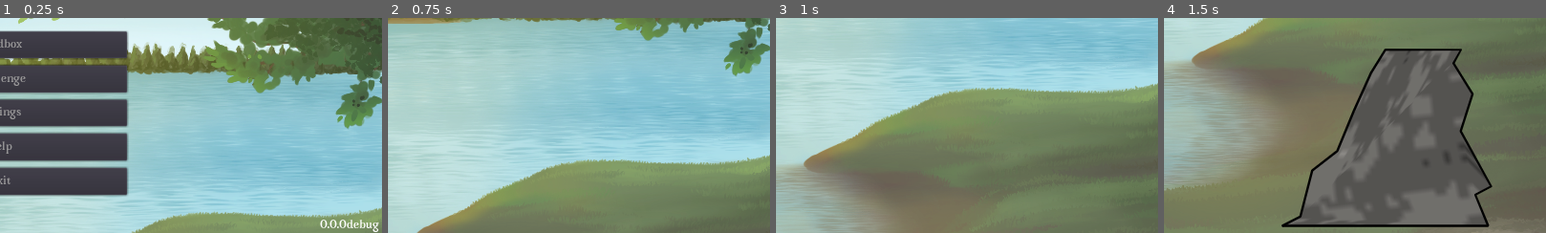
Above: before the commit, frames 1-4 (left to right).
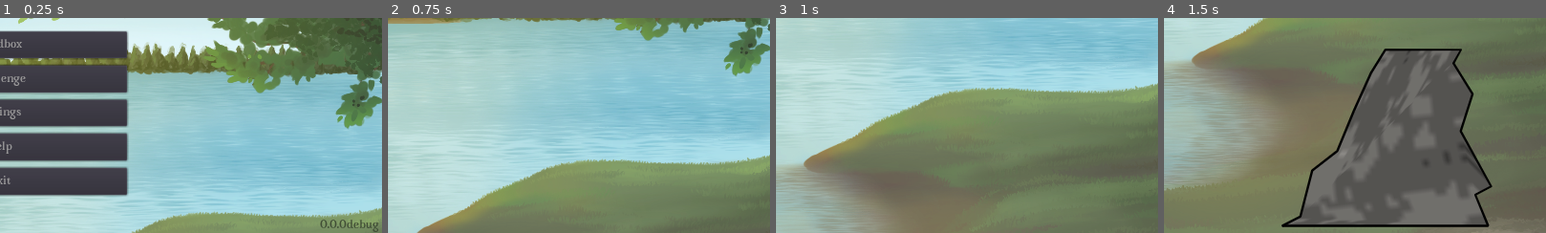
Above: after the commit, the same moments.

Repository: ebrahimebrahim/knock-the-rock
Game: Godot game, scene res://MenuScreen.tscn
Same seed, same stepped clock (60 frames per second), same inputs: the game is played once before the commit and once after it. Sound files missing from this copy of the repository are replaced by a short silence.
Inputs (mouse positions are % of the whole screen's width and height, from its top left):
- Up to frame 1 (0.25 s): no input
- Up to frame 2 (0.75 s): click "Sandbox" at 0.5 s
- Up to frame 3 (1 s): no input
- Up to frame 4 (1.5 s): move the mouse to (72, 45) at 1.27 s; press the mouse at (72, 45) at 1.28 s
The pictures show only the part of the screen within x 50-100%, y 50-100%; the shares and areas given below are measured in that part.

The runs differ from the first frame. In frame 1, 0.3% of the frame differs, in the area x 83-100%, y 93-100%; in frame 2, nothing differs; in frame 3, nothing differs; in frame 4, nothing differs.

Commit message:
adjust color of version string label
This way when it's long it will still be visible over the bright water

Diff:
--- a/ktr/MenuScreen.tscn
+++ b/ktr/MenuScreen.tscn
@@ -173,6 +173,7 @@
 custom_constants/margin_bottom = 2
 
 [node name="VersionLabel" type="Label" parent="MarginContainer"]
+modulate = Color( 0.25098, 0.301961, 0.207843, 1 )
 margin_right = 1061.0
 margin_bottom = 20.0
 size_flags_horizontal = 3
